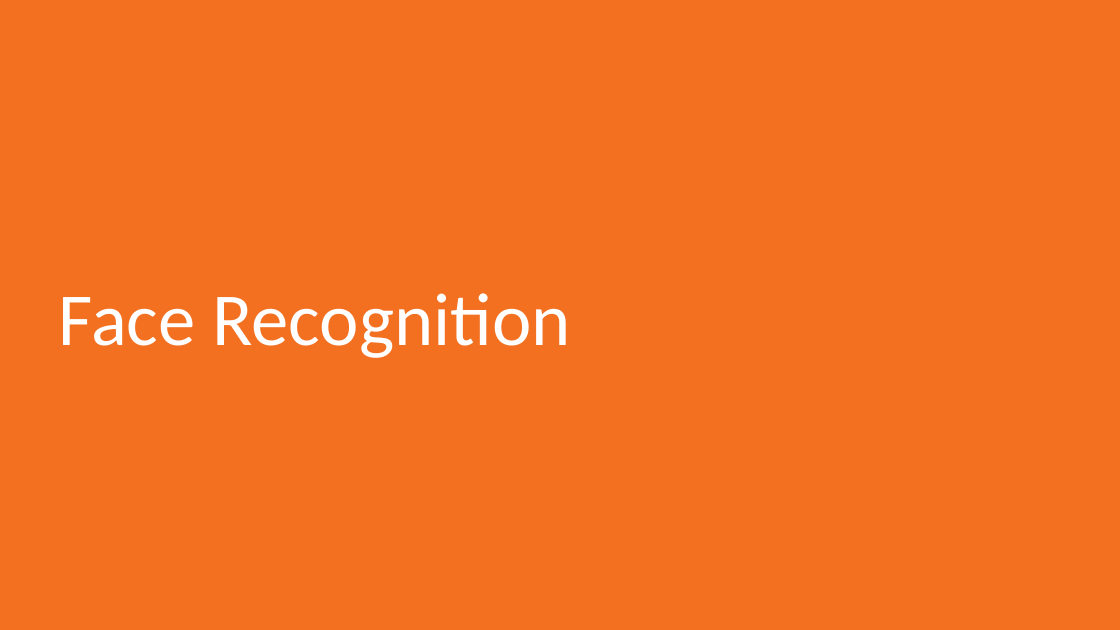
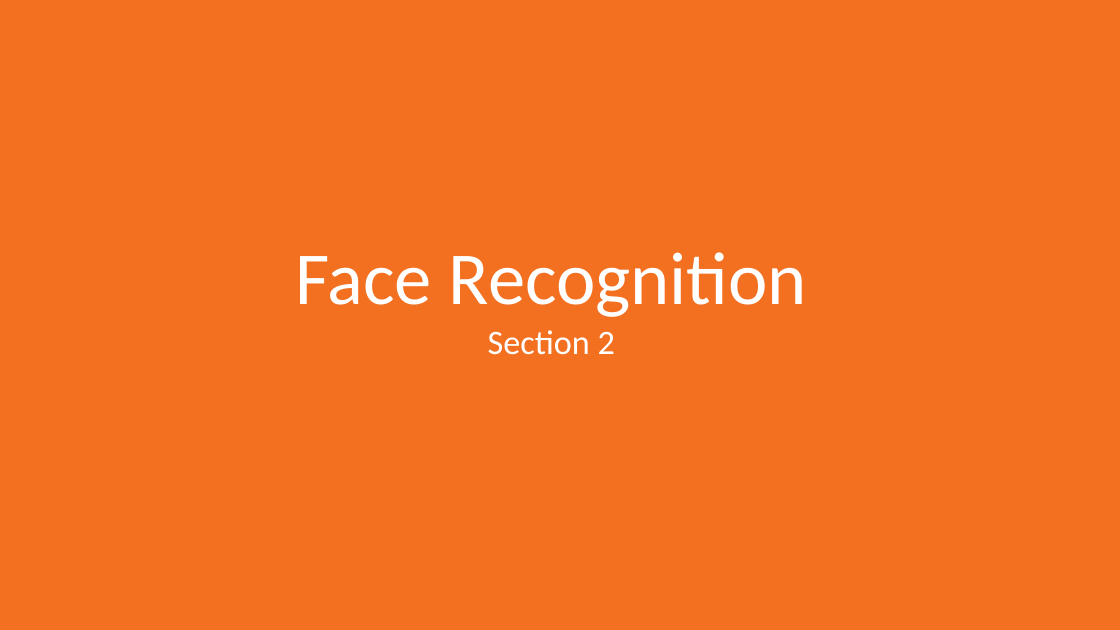
Before and after one commit to markstrefford/1.-Learning-Python-AI-by-Example, a slide deck: slide 1 of 2. Recognising Faces/Slides/2.1.pptx. Drawn at 1120x630 pixels with LibreOffice and Linux fonts; fonts in the diff are those of the drawing. Boxes give left, top, right and bottom in pixels: in the first picture for what was removed or moved away, otherwise in the second. Text is boxed around its words. In the diff, an @@ line names an element or a change of style, - is before the commit and + after.

```diff
--- a/2. Recognising Faces/Slides/2.1.pptx
+++ b/2. Recognising Faces/Slides/2.1.pptx
@@ title at [295, 252, 807, 355]: text changed @@
-Face Recognition
+Face Recognition
+Section 2
```
Also in this commit, not shown: 2 other slides changed, 1 other file.
